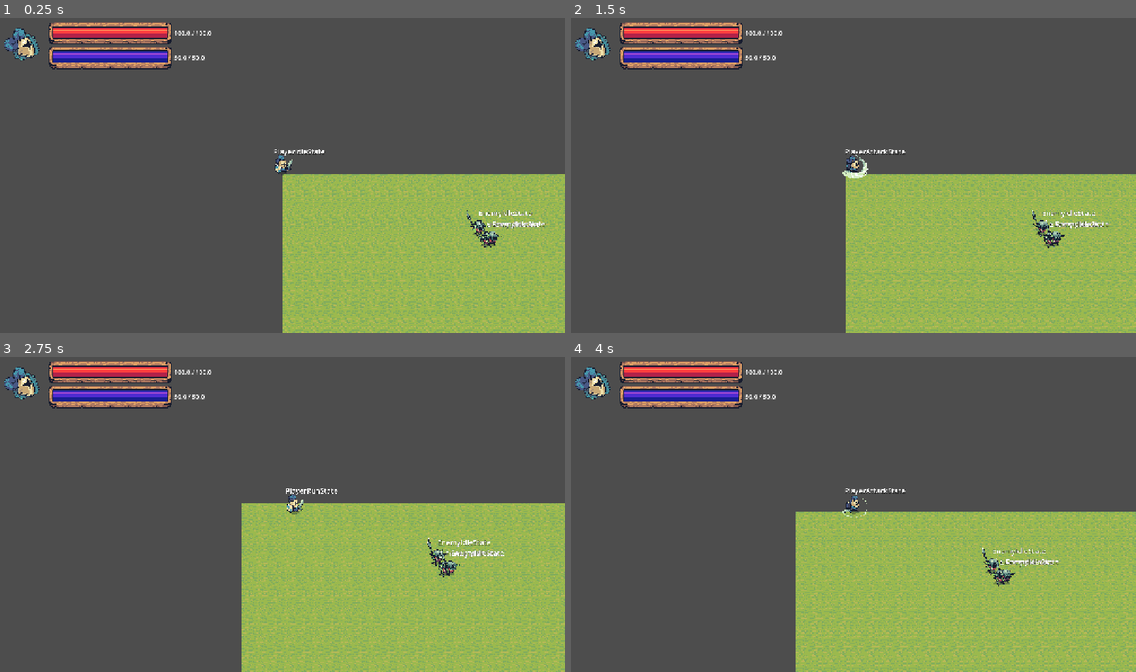
Above: before the commit, frames 1-4 (two rows, left to right).
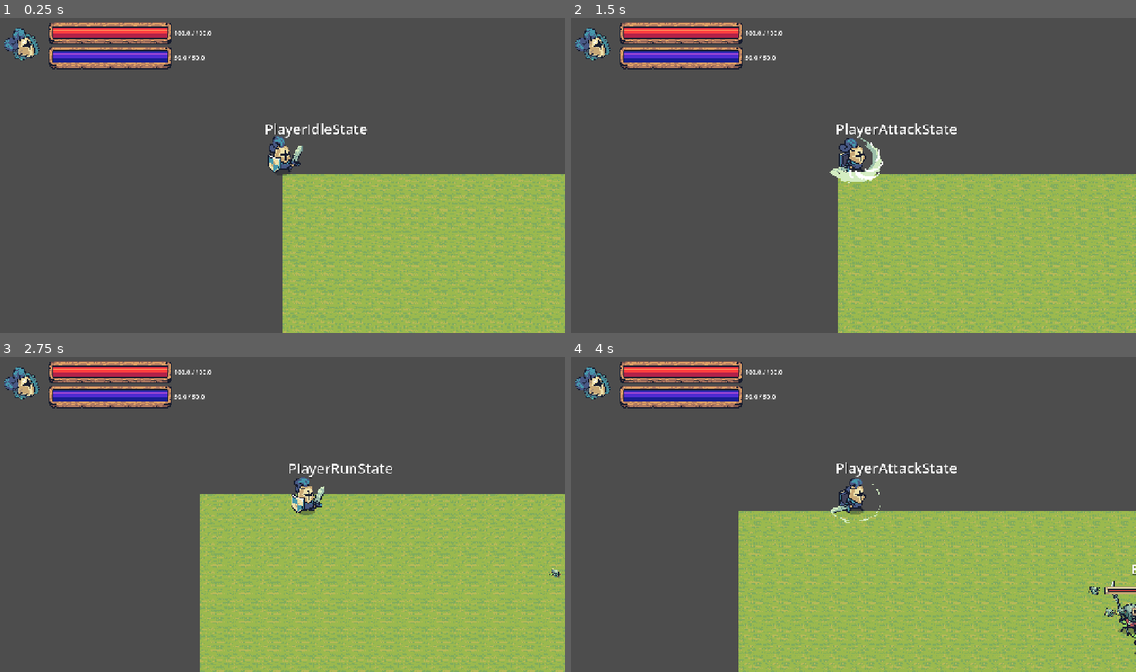
Above: after the commit, the same moments.

Repository: nidal1/rpg
Game: Godot game, scene res://scenes/world/world.tscn
The game is run twice, just before and just after one commit, with the same random seed, the same clock (stepped at 60 frames per second) and the same inputs.
Inputs (mouse positions are in pixels of both pictures, inside the frame that each line leads up to):
- Up to frame 1 (0.25 s): no input
- Up to frame 2 (1.5 s): move the mouse to (977, 159) at 0.52 s; hold D (move_right) 0.53-1.28 s; click (977, 159) at 0.67 s; move the mouse to (740, 191) at 1.27 s; hold S (move_down) from 1.28 s (still down)
- Up to frame 3 (2.75 s): move the mouse to (339, 442) at 2.02 s; release S (move_down) at 2.03 s; hold D (move_right) from 2.03 s (still down)
- Up to frame 4 (4 s): move the mouse to (825, 577) at 2.77 s; release D (move_right) at 2.78 s; hold W (move_up) 2.78-3.53 s; click (825, 577) at 2.92 s; move the mouse to (1023, 561) at 3.52 s; hold A (move_left) from 3.53 s (still down)

The runs differ from the first frame. In frame 1, 14% of the frame differs, in the area x 47-100%, y 33-100%; in frame 2, 14%; in frame 3, 22%; in frame 4, 22%, in the area x 29-100%, y 33-100%.

Commit message:
update enemy hp points on recieve damage

Diff:
--- a/resources/enemies/enemy_params.gd
+++ b/resources/enemies/enemy_params.gd
@@ -2,6 +2,7 @@
 class_name EnemyParams
 
 @export var enemy_name: String = "Enemy"
+@export var enemy_avatar: Texture2D
 @export var max_health: float = 100.0
 @export var speed: float = 100.0
 @export var attack_damage: float = 10.0
--- a/resources/enemies/goblin.tres
+++ b/resources/enemies/goblin.tres
@@ -1,8 +1,11 @@
 [gd_resource type="Resource" script_class="EnemyParams" format=3 uid="uid://d4cdhqfuelgfl"]
 
+[ext_resource type="Texture2D" uid="uid://dvr7dqk0dx8vc" path="res://assets/sprites/enemies/Goblin/Goblin.png" id="1_8t8dg"]
 [ext_resource type="Script" uid="uid://bqkdldqfccf6o" path="res://resources/enemies/enemy_params.gd" id="1_ttibx"]
 
 [resource]
 script = ExtResource("1_ttibx")
 enemy_name = "Goblin"
+enemy_avatar = ExtResource("1_8t8dg")
+max_health = 200.0
 metadata/_custom_type_script = "uid://bqkdldqfccf6o"
--- a/scenes/entities/enemies/enemy.tscn
+++ b/scenes/entities/enemies/enemy.tscn
@@ -10,6 +10,9 @@
 [ext_resource type="Script" uid="uid://bj8mwrr6ridli" path="res://scripts/entities/state_machine/states/enemy/enemy_chase_state.gd" id="8_0kssi"]
 [ext_resource type="Script" uid="uid://clj0mo7xovfkd" path="res://scripts/entities/state_machine/states/enemy/enemy_dead_state.gd" id="9_ljcf0"]
 [ext_resource type="Script" uid="uid://b7vnlrb7jyd17" path="res://scripts/entities/state_machine/states/enemy/enemy_wander_state.gd" id="10_8tbu6"]
+[ext_resource type="Texture2D" uid="uid://dvr7dqk0dx8vc" path="res://assets/sprites/enemies/Goblin/Goblin.png" id="11_27tcs"]
+[ext_resource type="Texture2D" uid="uid://cnojqlrlaed06" path="res://assets/ui/UI Elements/UI Elements/Bars/SmallBar_Base_03.png" id="12_mag4a"]
+[ext_resource type="Texture2D" uid="uid://blnpc7bekbunn" path="res://assets/ui/UI Elements/UI Elements/Bars/SmallBar_Fill.png" id="13_0kssi"]
 
 [sub_resource type="CircleShape2D" id="CircleShape2D_6ofdk"]
 
@@ -74,6 +77,27 @@
 
 [node name="WanderCD" type="Timer" parent="." index="6" unique_id=668098841]
 
+[node name="EnemyStats" type="HBoxContainer" parent="." index="7" unique_id=2145423036]
+offset_right = 40.0
+offset_bottom = 40.0
+
+[node name="EnemyAvatar" type="TextureRect" parent="EnemyStats" index="0" unique_id=95856836]
+layout_mode = 2
+texture = ExtResource("11_27tcs")
+expand_mode = 2
+
+[node name="EnemyHPProgressBar" type="TextureProgressBar" parent="EnemyStats" index="1" unique_id=163314617]
+layout_mode = 2
+size_flags_vertical = 4
+value = 100.0
+texture_under = ExtResource("12_mag4a")
+texture_progress = ExtResource("13_0kssi")
+texture_progress_offset = Vector2(9.995, 0)
+
+[node name="EnemyHPPoints" type="Label" parent="EnemyStats" index="2" unique_id=877632417]
+layout_mode = 2
+text = "100 / 100"
+
 [connection signal="body_entered" from="DetectionZone" to="." method="_on_detection_zone_body_entered"]
 [connection signal="body_exited" from="DetectionZone" to="." method="_on_detection_zone_body_exited"]
 [connection signal="timeout" from="WanderCD" to="." method="_on_wander_cd_timeout"]
--- a/scenes/entities/enemies/goblin.tscn
+++ b/scenes/entities/enemies/goblin.tscn
@@ -617,4 +617,15 @@
 shape = SubResource("CircleShape2D_iwvar")
 debug_color = Color(0.99215686, 0.9843137, 0, 0.41960785)
 
+[node name="Label" parent="." index="8" unique_id=1619467209]
+offset_top = -165.0
+offset_right = 80.0
+offset_bottom = -120.0
+
+[node name="EnemyStats" parent="." index="11" unique_id=2145423036]
+offset_left = -104.0
+offset_top = -113.0
+offset_right = 108.0
+offset_bottom = -73.0
+
 [connection signal="area_entered" from="Hitbox" to="." method="_on_hitbox_area_entered"]
--- a/scenes/entities/player/player.tscn
+++ b/scenes/entities/player/player.tscn
@@ -15,11 +15,9 @@
 collision_layer = 2
 collision_mask = 0
 script = ExtResource("2_635qg")
-speed = 300.0
 character_class = null
 
 [node name="Camera" type="Camera2D" parent="." index="1" unique_id=1339975141]
-zoom = Vector2(0.5, 0.5)
 position_smoothing_enabled = true
 
 [node name="ComboAttackCD" type="Timer" parent="." index="2" unique_id=882990530]
--- a/scripts/entities/character.gd
+++ b/scripts/entities/character.gd
@@ -49,7 +49,6 @@
 # ─── Combat ──────────────────────────────────────────────
 func take_damage(amount: float) -> void:
 	current_health -= amount
-
 	_on_damage_received()
 
 func _update_label_state() -> void:
--- a/scripts/entities/enemy.gd
+++ b/scripts/entities/enemy.gd
@@ -10,6 +10,10 @@
 @onready var nav_agent: NavigationAgent2D = $NavigationAgent
 
 @onready var wander_cd = $WanderCD
+
+@onready var enemy_avatar: TextureRect = $EnemyStats/EnemyAvatar
+@onready var enemy_hp_progress_bar: TextureProgressBar = $EnemyStats/EnemyHPProgressBar
+@onready var enemy_hp_points: Label = $EnemyStats/EnemyHPPoints
 
 var is_target_reached = false
 var can_attack = true
@@ -29,11 +33,28 @@
 
 func _load_params(params: EnemyParams) -> void:
 	max_health = params.max_health
+	current_health = max_health
 	speed = params.speed
 	attack_damage = params.attack_damage
 	attack_range = params.attack_range
 	attack_cooldown = params.attack_cooldown
 	name = params.enemy_name
+
+	_initialize_enemy_stats(max_health, params.enemy_avatar)
+
+func _initialize_enemy_stats(_max_health: float, _avatar_texture: Texture2D):
+	_set_hp_progress_bar_max_value( _max_health)
+	_set_hp_progress_bar_value(_max_health)
+	enemy_avatar.texture = _avatar_texture
+
+
+func _set_hp_progress_bar_value(value: float) -> void:
+	enemy_hp_progress_bar.value = max(0.0, min(value, max_health))
+	enemy_hp_points.text = "%d / %d" % [value, max_health]
+
+
+func _set_hp_progress_bar_max_value(value: float) -> void:
+	enemy_hp_progress_bar.max_value = value
 
 func _ready() -> void:
 	super._ready()
@@ -41,7 +62,6 @@
 
 func _physics_process(_delta: float) -> void:
 	move_and_slide()
-
 
 # ─── Movement ────────────────────────────────────────────
 
@@ -102,8 +122,9 @@
 	modulate = Color.WHITE
 
 func _on_damage_received() -> void:
+	_set_hp_progress_bar_value(max(0.0, current_health))
 	_flash_hit()
-	if max_health <= 0:
+	if current_health <= 0:
 		state_machine.transition_to("enemydeadstate")
 
 func _die() -> void:
